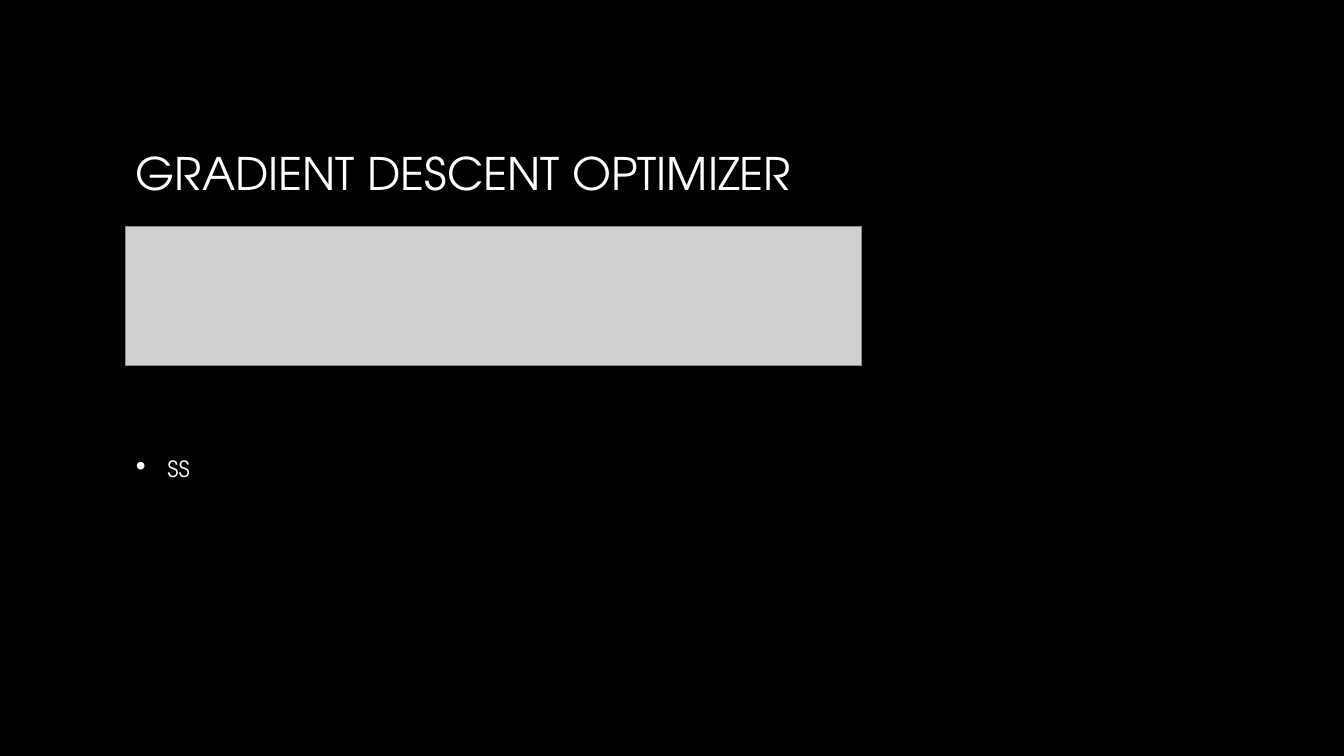
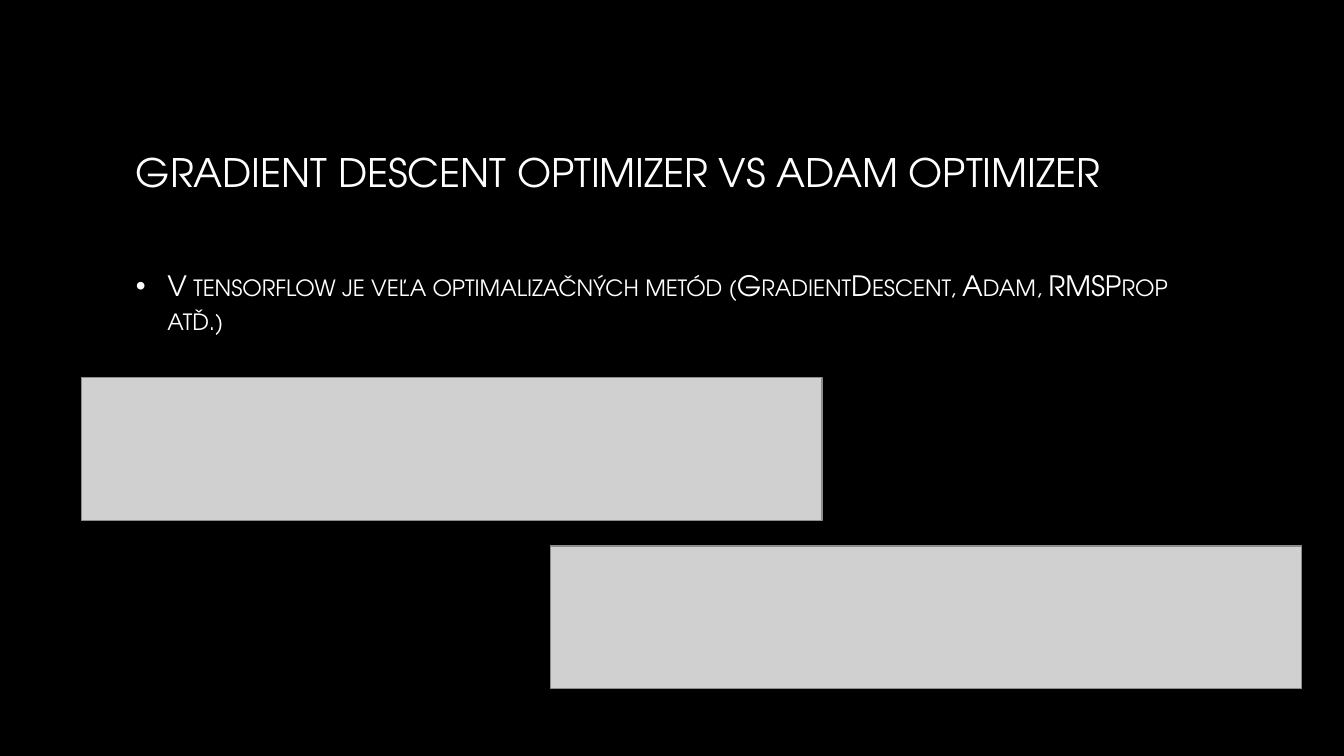
Before and after one commit to MatusVas/Vas_NS2019, a slide deck: slide 11 of Zoo Animal Classification.pptx. Drawn at 1344x756 pixels with LibreOffice and Linux fonts; fonts in the diff are those of the drawing; grey boxes stand for pictures; background and template pictures are left out. Boxes give left, top, right and bottom in pixels: in the first picture for what was removed or moved away, otherwise in the second. Text is boxed around its words. In the diff, an @@ line names an element or a change of style, - is before the commit and + after.

```diff
--- a/Zoo Animal Classification.pptx
+++ b/Zoo Animal Classification.pptx
@@ title at bbox=[136, 157, 1100, 188]: text changed; size 32 to 28 pt @@
-GRADIENT DESCENT OPTIMIZER
+GRADIENT DESCENT OPTIMIZER VS ADAM OPTIMIZER
@@ picture removed at bbox=[126, 226, 862, 366] @@
@@ text added at bbox=[167, 275, 722, 335], 20 pt, text gradient #FFFFFF to #BFBFBF, small capitals @@
+• V tensorflow je veľa optimalizačných metód (GradientDescent, Adam, RMSProp atď.)
@@ picture added at bbox=[82, 378, 822, 521] @@
@@ text removed at bbox=[167, 460, 189, 478] @@
-• ss
@@ picture added at bbox=[552, 546, 1303, 690] @@
```
Also in this commit, not shown: 2 other slides changed, 5 slides added, 1 slide removed.
